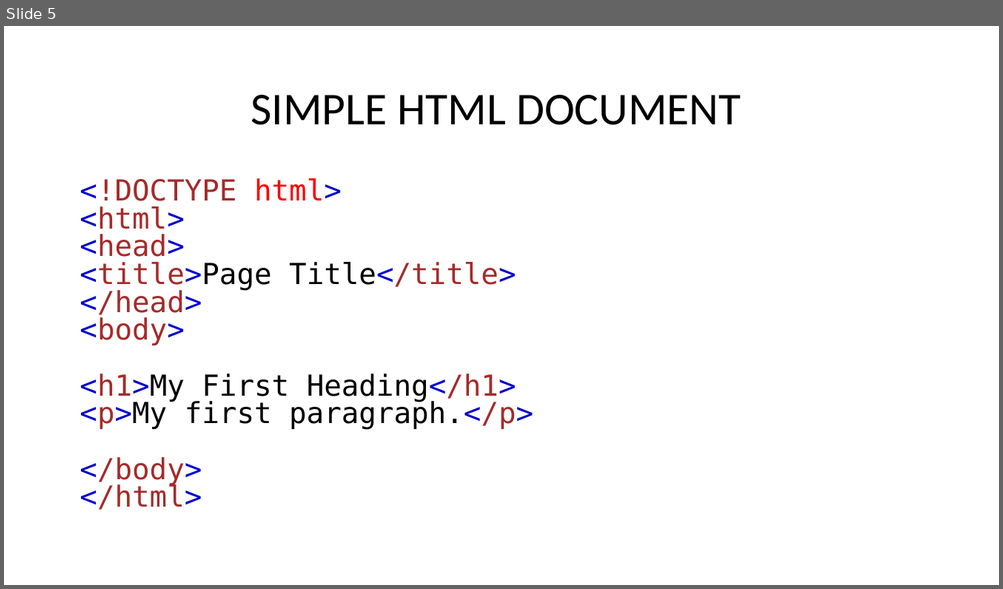
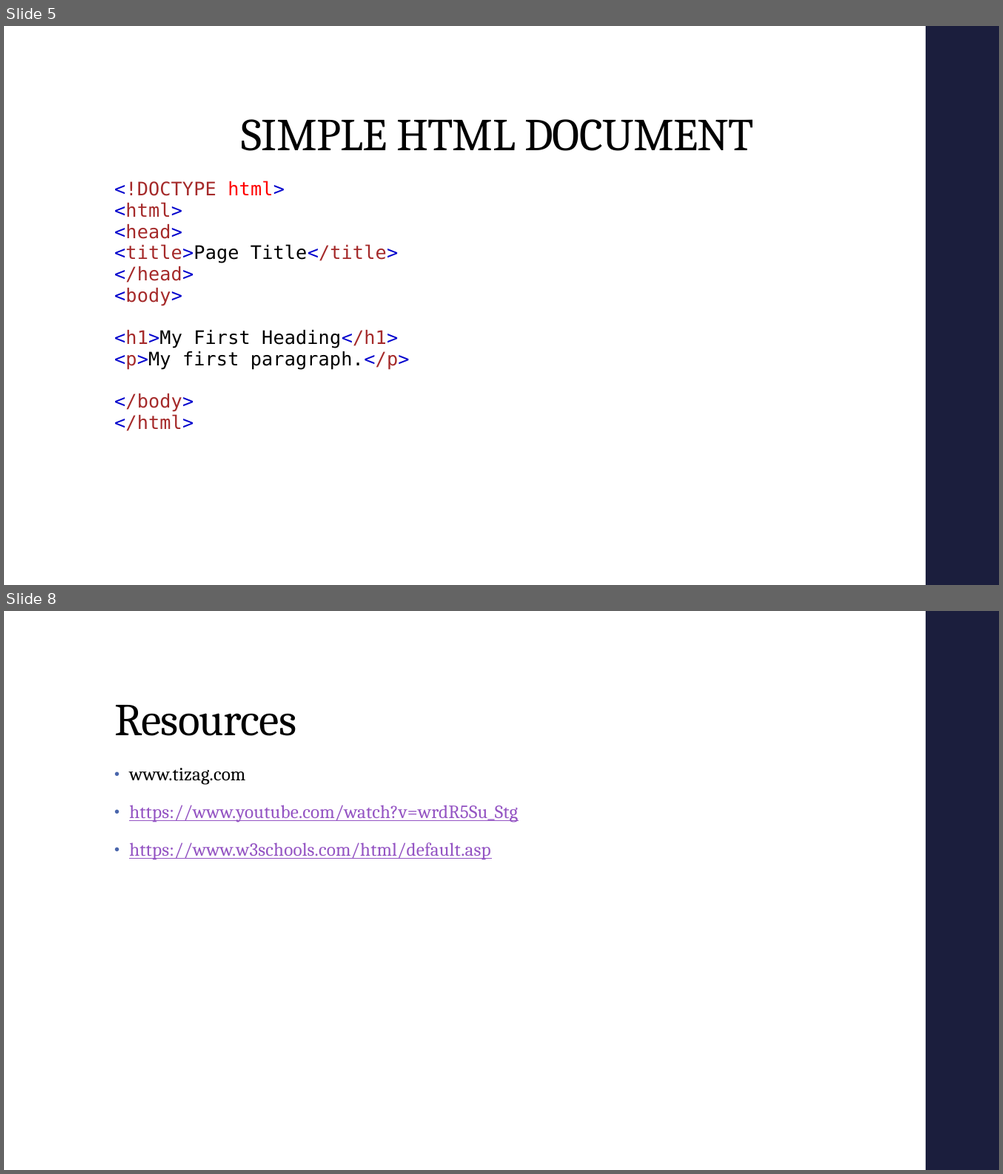
Before and after one commit to lytes20/Andela-LevelUp, a slide deck: Andela LevelUp Introduction.pptx. Shown one above the other, each under a label of ours: slide 5 before the commit, slides 5 and 8 after it; the slides between them are not shown. The pictures are 1003x589 and 1003x1174 pixels, drawn with LibreOffice and Linux fonts; fonts in the diff are those of the drawing. Boxes give left, top, right and bottom in pixels: in the first picture for what was removed or moved away, otherwise in the second. Text is boxed around its words. In the diff, an @@ line names an element or a change of style, - is before the commit and + after.

```diff
--- a/Andela LevelUp Introduction.pptx
+++ b/Andela LevelUp Introduction.pptx
@@ slide 8 added at [4, 611, 999, 1170], background #FFFFFF; not listed: 1 template element that a slide beside it also shows @@
@@ title added at [114, 705, 296, 736], 44 pt, text #000000 @@
+Resources
@@ text added at [129, 768, 518, 860], 18 pt, text #9454C3, underline @@
+• www.tizag.com
+• https://www.youtube.com/watch?v=wrdR5Su_Stg
+• https://www.w3schools.com/html/default.asp
@@ slide 5 changed as well @@
@@ rectangle added at [925, 26, 999, 585], fill #1B1E3E @@
@@ title "SIMPLE HTML DOCUMENT": place and size @@
-title "SIMPLE HTML DOCUMENT" at [250, 95, 740, 125]
+title "SIMPLE HTML DOCUMENT" at [242, 119, 754, 151]
@@ title "SIMPLE HTML DOCUMENT" at [242, 119, 754, 151]: font Calibri to Cambria, letter spacing 0 to -0.5 pt; vertical alignment middle to bottom @@
@@ text "<!DOCTYPE html> <html> <head> <title>Page ...": place and size @@
-text "<!DOCTYPE html> <html> <head> <title>Page ..." at [79, 178, 533, 510]
+text "<!DOCTYPE html> <html> <head> <title>Page ..." at [114, 181, 410, 432]
@@ text "<!DOCTYPE html> <html> <head> <title>Page ..." at [114, 181, 410, 432]: size 28 to 18 pt, letter spacing 0 to 0.1 pt; line spacing 0.8 to 0.95; more space between paragraphs @@
```
Also in this commit, not shown: 3 other slides changed, 3 other slides added, 1 slide removed, 6 other files.
